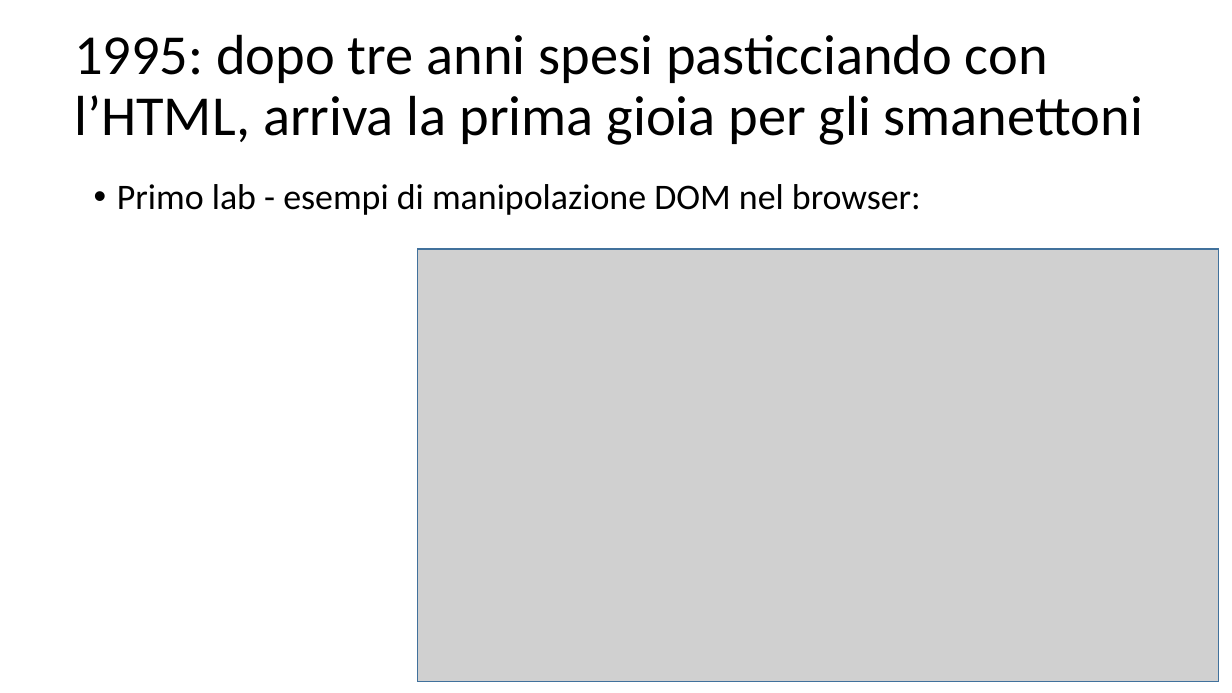
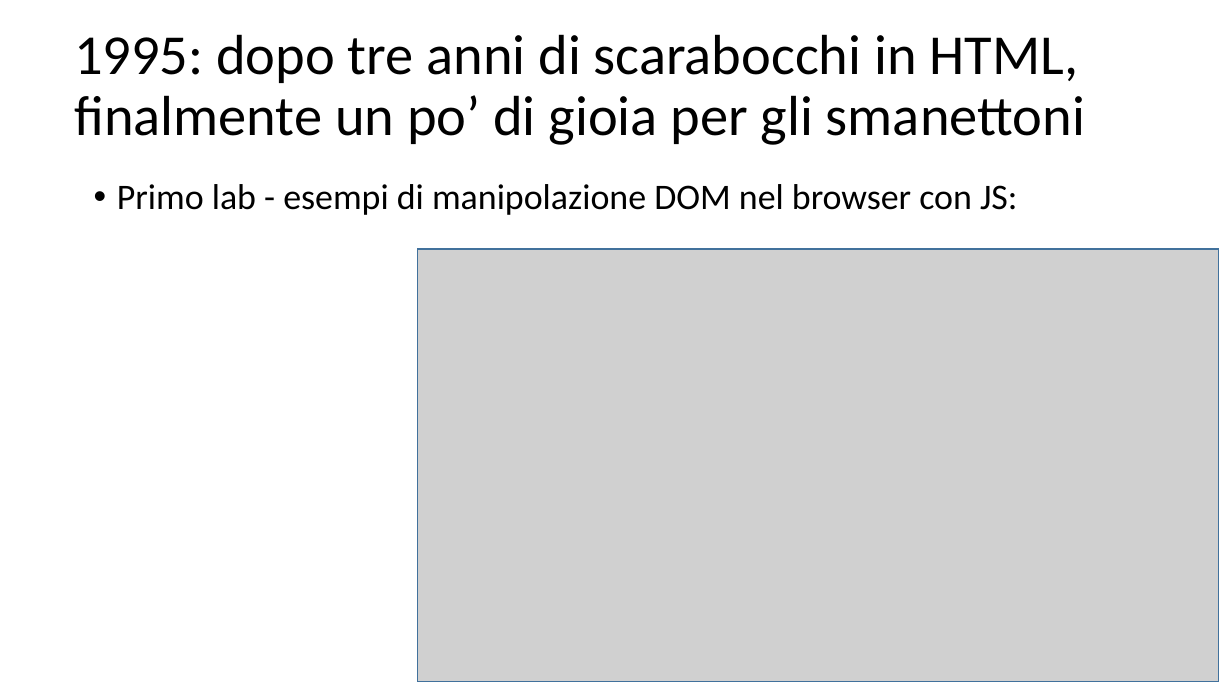
Before and after one commit to Muzietto/funzionale-alla-statale, a slide deck: slide 3 of funzionale-alla-statale.ppt. Drawn at 1232x693 pixels with LibreOffice and Linux fonts; fonts in the diff are those of the drawing; grey boxes stand for pictures. Boxes give left, top, right and bottom in pixels: in the first picture for what was removed or moved away, otherwise in the second. Text is boxed around its words. In the diff, an @@ line names an element or a change of style, - is before the commit and + after.

```diff
--- a/funzionale-alla-statale.ppt
+++ b/funzionale-alla-statale.ppt
@@ title at (x1=74, y1=34, x2=1085, y2=145): text changed @@
-1995: dopo tre anni spesi pasticciando con l’HTML, arriva la prima gioia per gli smanettoni
+1995: dopo tre anni di scarabocchi in HTML, finalmente un po’ di gioia per gli smanettoni
@@ text at (x1=117, y1=184, x2=1018, y2=215): text changed @@
-• Primo lab - esempi di manipolazione DOM nel browser:
+• Primo lab - esempi di manipolazione DOM nel browser con JS:
```
Also in this commit, not shown: 6 other slides changed, 1 slide added, 1 slide removed, 5 other files.
